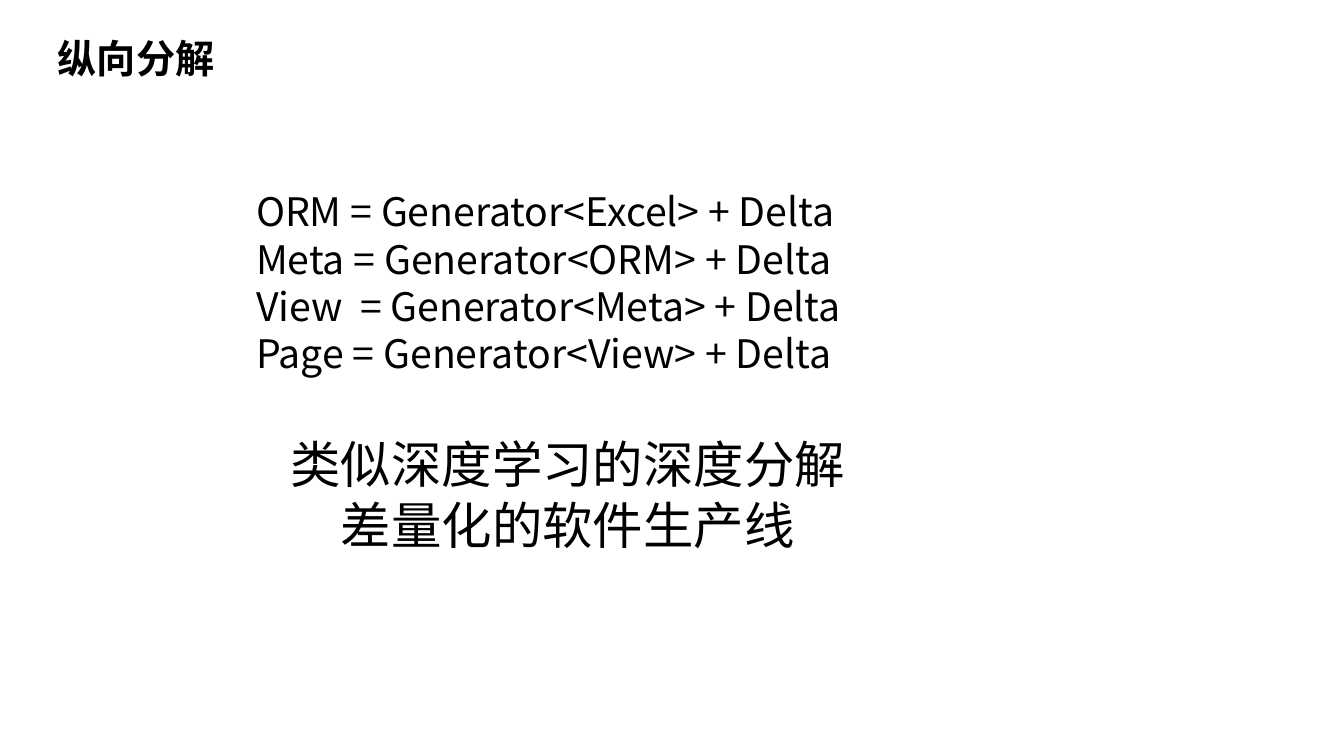
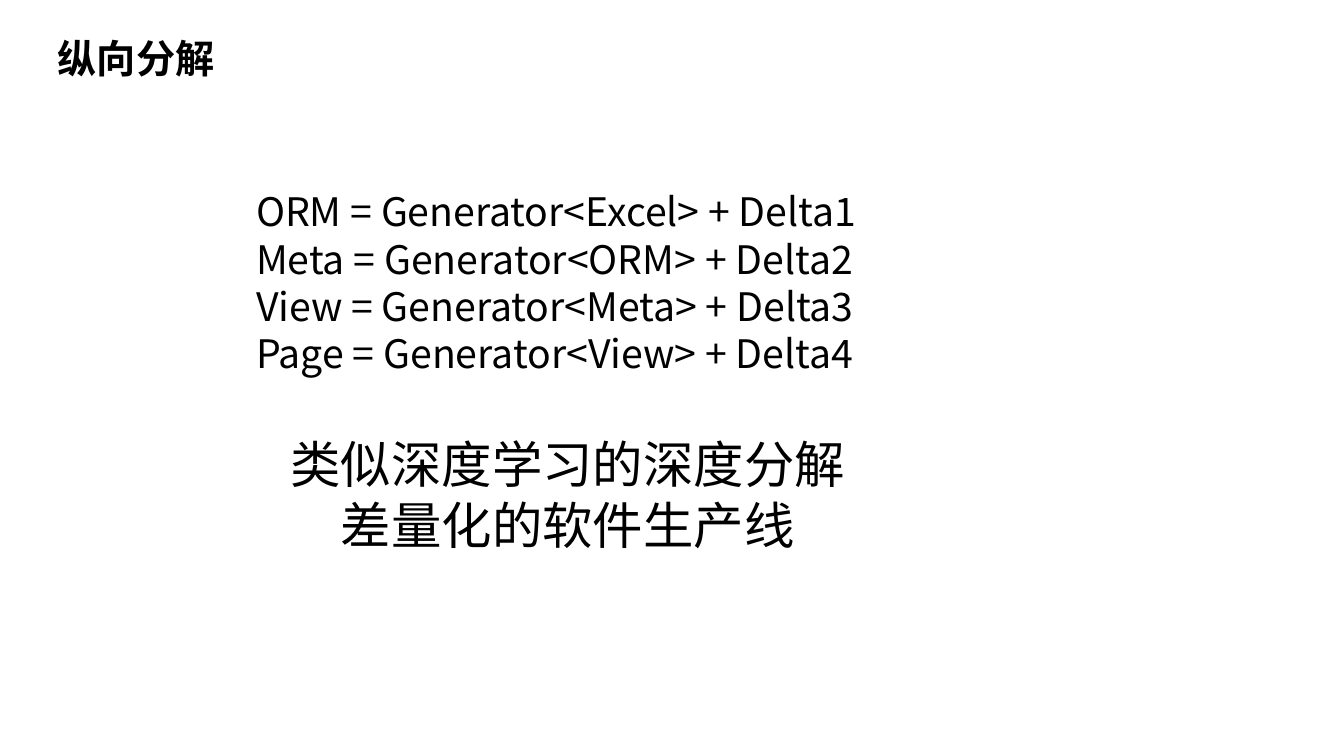
Before and after one commit to nop-platform/nop-entropy-docs, a slide deck: slide 13 of src/ppt/theory-of-reversible-computation.pptx (slide 8 before the commit). Drawn at 1344x756 pixels with LibreOffice and Linux fonts; fonts in the diff are those of the drawing. Boxes give left, top, right and bottom in pixels: in the first picture for what was removed or moved away, otherwise in the second. Text is boxed around its words. In the diff, an @@ line names an element or a change of style, - is before the commit and + after.

```diff
--- a/src/ppt/theory-of-reversible-computation.pptx
+++ b/src/ppt/theory-of-reversible-computation.pptx
@@ text at bbox=[256, 194, 856, 378]: text changed @@
-ORM = Generator<Excel> + Delta
-Meta = Generator<ORM> + Delta
-View = Generator<Meta> + Delta
-Page = Generator<View> + Delta
+ORM = Generator<Excel> + Delta1
+Meta = Generator<ORM> + Delta2
+View = Generator<Meta> + Delta3
+Page = Generator<View> + Delta4
```
Also in this commit, not shown: 1 other slide changed, 13 slides added, 1 other file.
